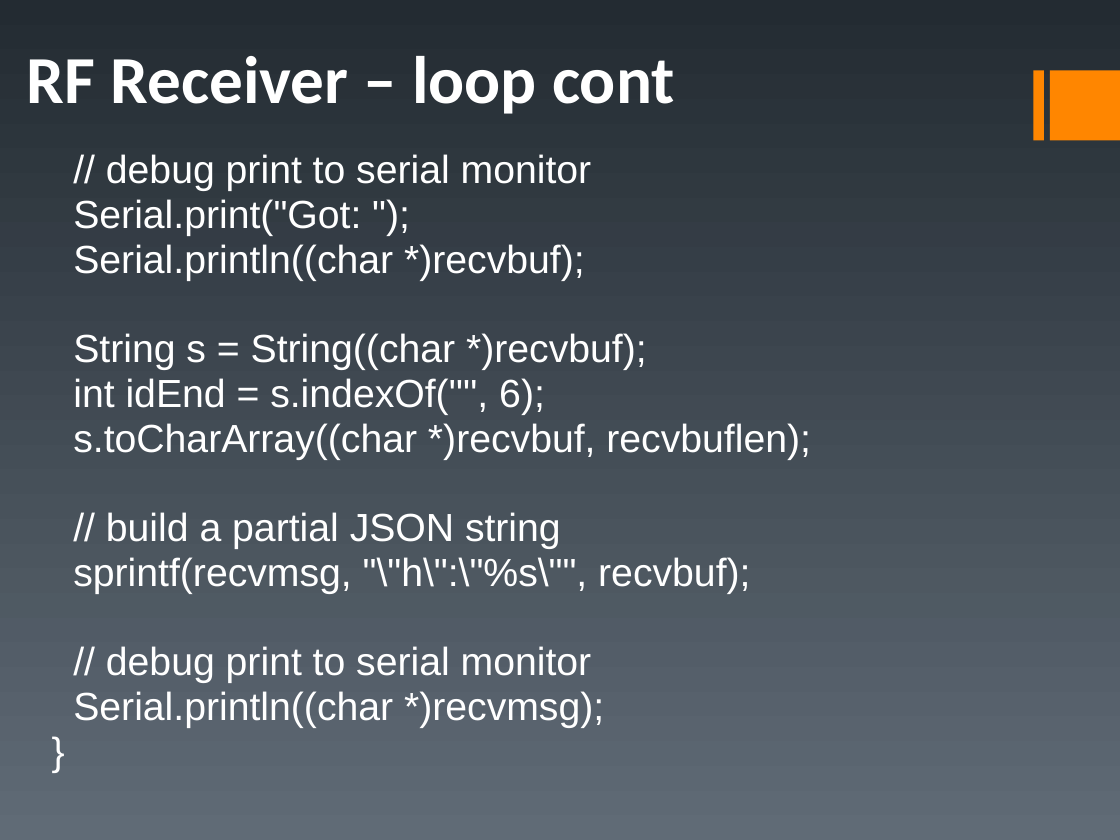
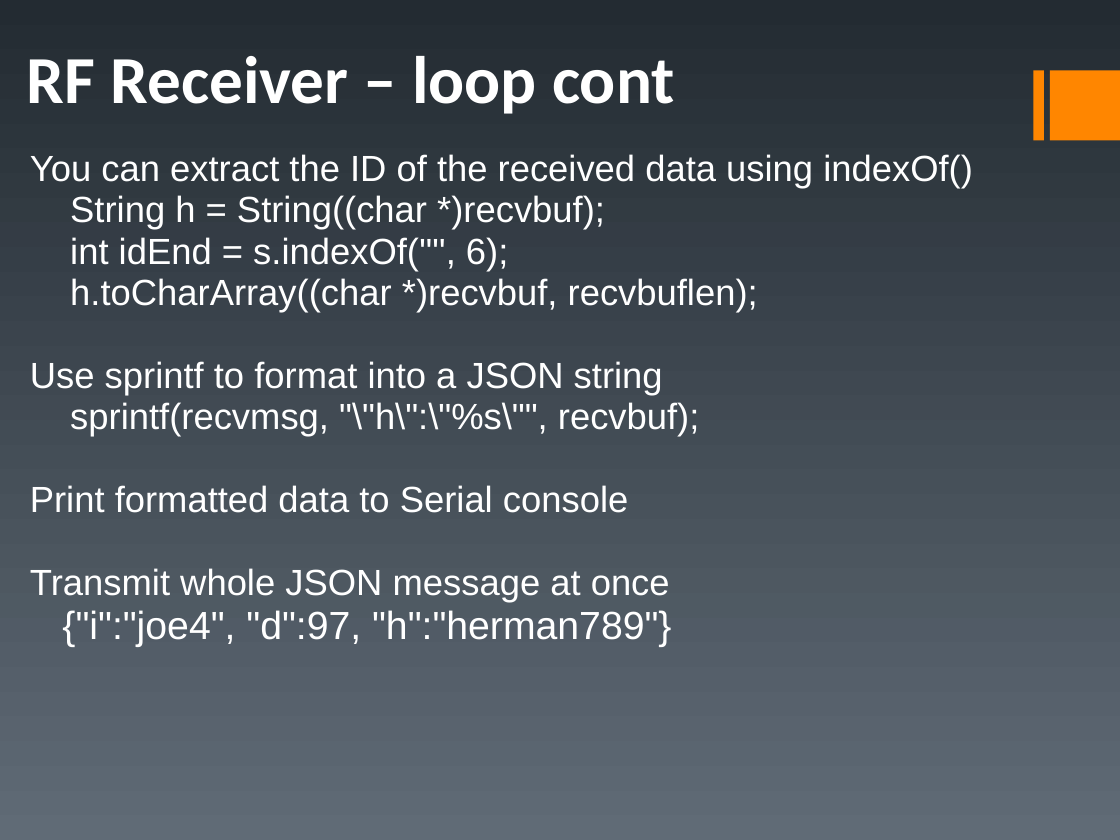
Before and after one commit to fwin-dev/arduino_sonar_web_api, a slide deck: slide 29 of examples/duinofest.ppt (slide 30 before the commit). Drawn at 1120x840 pixels with LibreOffice and Linux fonts; fonts in the diff are those of the drawing. Boxes give left, top, right and bottom in pixels: in the first picture for what was removed or moved away, otherwise in the second. Text is boxed around its words. In the diff, an @@ line names an element or a change of style, - is before the commit and + after.

```diff
--- a/examples/duinofest.ppt
+++ b/examples/duinofest.ppt
@@ text at bbox=[30, 154, 973, 230]: text changed; size 28 to 26 pt @@
-// debug print to serial monitor
-Serial.print("Got: ");
-Serial.println((char *)recvbuf);
-String s = String((char *)recvbuf);
+You can extract the ID of the received data using indexOf()
+String h = String((char *)recvbuf);
@@ text at bbox=[70, 237, 700, 437]: size 28 to 26 pt in "int idEnd = s.indexOf('"', 6);", "sprintf(recvmsg, "\"h\":\"%s\"", recvbuf);" @@
@@ text at bbox=[30, 278, 758, 396]: text changed; size 28 to 26 pt @@
-s.toCharArray((char *)recvbuf, recvbuflen);
-// build a partial JSON string
+h.toCharArray((char *)recvbuf, recvbuflen);
+Use sprintf to format into a JSON string
@@ text at bbox=[30, 485, 671, 647]: text changed; size 28 to 26 pt @@
-// debug print to serial monitor
-Serial.println((char *)recvmsg);
-}
+Print formatted data to Serial console
+Transmit whole JSON message at once
+{"i":"joe4", "d":97, "h":"herman789"}
```
Also in this commit, not shown: 9 other slides changed, 2 slides added, 3 slides removed, 4 other files.
